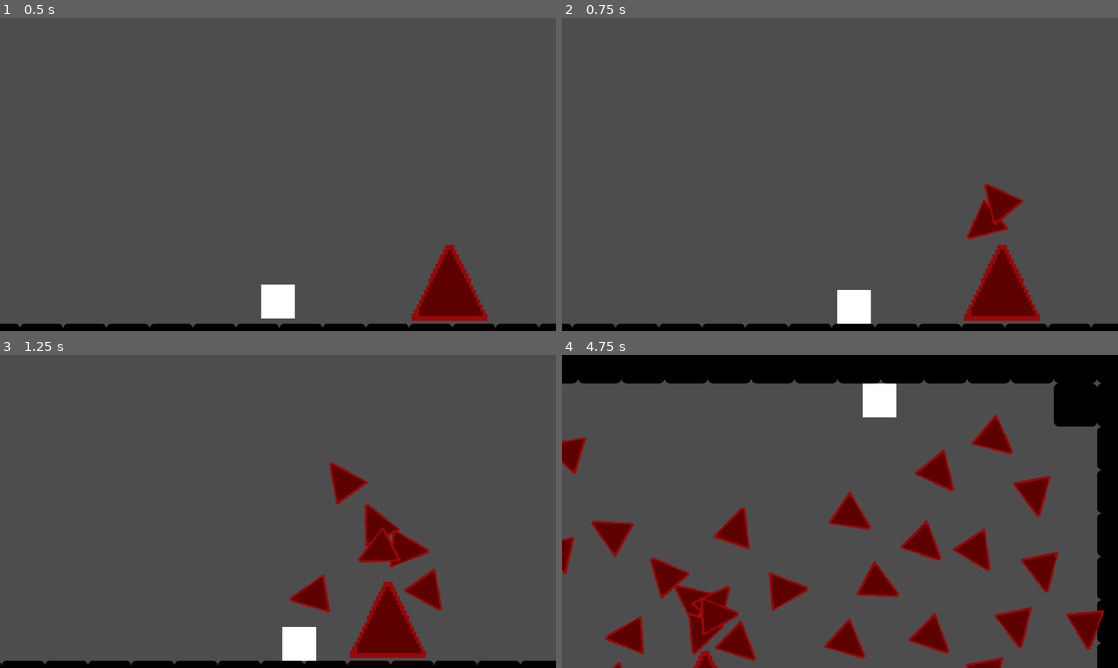
Above: before the commit, frames 1-4 (two rows, left to right).
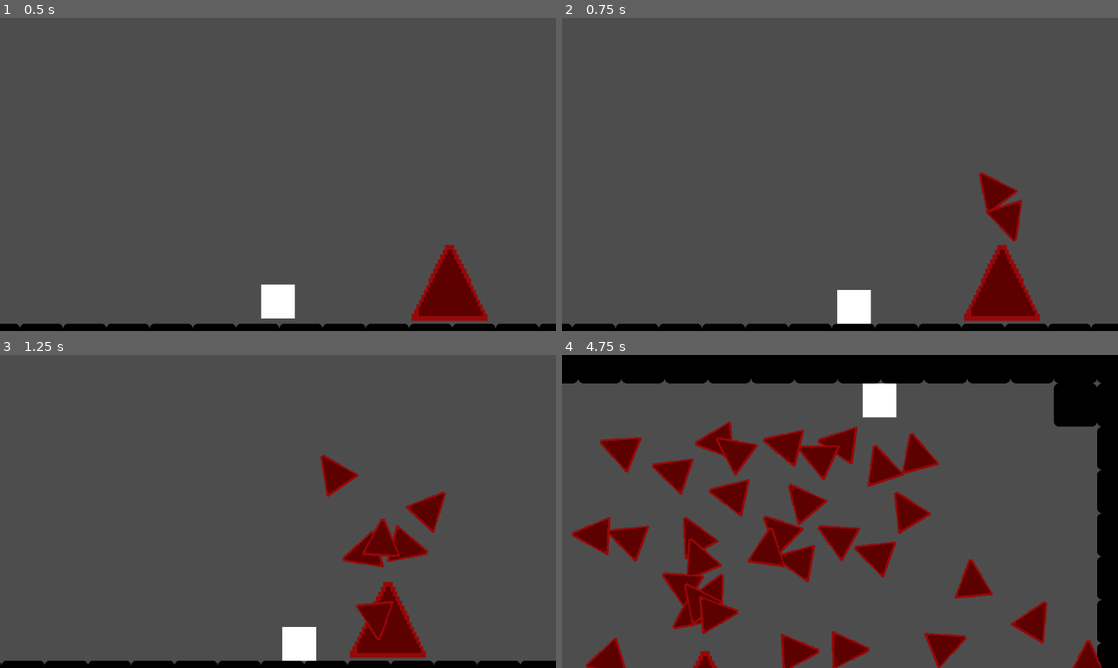
Above: after the commit, the same moments.

Repository: LitheFulminare/Operation-Venulysian
Game: Godot game, scene res://Game scenes/Shredder boss test.tscn
The game is run twice, just before and just after one commit, with the same random seed, the same clock (stepped at 60 frames per second) and the same inputs. This scene is started directly instead of the project's main scene. The engine's default icon, where the game draws it, is replaced by a stand-in: a white triangle on a blue panel in a dark square.
Inputs (mouse positions are in pixels of both pictures, inside the frame that each line leads up to):
- Up to frame 1 (0.5 s): no input
- Up to frame 2 (0.75 s): tap Enter (ui_accept) at 0.5, 0.6 s; move the mouse to (962, 158) at 0.52 s; hold D (Right) from 0.53 s (still down)
- Up to frame 3 (1.25 s): keep holding D (Right); tap Enter (ui_accept) at 0.77, 1.07 s
- Up to frame 4 (4.75 s): move the mouse to (728, 527) at 1.27 s; tap Shift (Dash) at 1.35, 4.35 s; tap Enter (ui_accept) at 1.52, 1.55, 1.82, 2.3, 3.02, 3.05, 3.32, 3.6, 3.77, 4.07, 4.52, 4.55 s; move the mouse to (895, 442) at 2.02 s; release D (Right) at 2.03 s; hold A (Left) 2.03-2.78 s; tap F (Grappling Hook) at 2.1 s; move the mouse to (812, 574) at 2.77 s; hold D (Right) 2.78-4.28 s; click (812, 574) at 2.85 s; move the mouse to (1006, 558) at 3.52 s; move the mouse to (673, 464) at 4.27 s; hold A (Left) from 4.28 s (still down)

Frame 1 is identical in both runs. In frame 2, 1.1% of the frame differs, in the area x 72-84%, y 49-72%; in frame 3, 3.1%; in frame 4, 21%, in the area x 0-98%, y 19-100%.

Commit message:
keep shredder inside bounds

Diff:
--- a/Operation Venulysian/Enemies/Bosses/Shredder Boss/Shredder Boss.tscn
+++ b/Operation Venulysian/Enemies/Bosses/Shredder Boss/Shredder Boss.tscn
@@ -1,9 +1,15 @@
-[gd_scene load_steps=6 format=3 uid="uid://c0ofnjratfvgp"]
+[gd_scene load_steps=8 format=3 uid="uid://c0ofnjratfvgp"]
 
 [ext_resource type="Texture2D" uid="uid://cr3yofclobcpk" path="res://Enemies/Shredder/ShredderSprite.png" id="1_s47nl"]
 [ext_resource type="Script" uid="uid://5br54t2nlxmw" path="res://Enemies/Bosses/Shredder Boss/shredder_boss.gd" id="1_tvo80"]
 [ext_resource type="PackedScene" uid="uid://cotatg05vt0u2" path="res://Enemies/Shredder/Shredder.tscn" id="3_rmffu"]
 [ext_resource type="PackedScene" uid="uid://csbe37fa7co5e" path="res://Enemies/Shredder/Shredder Spawn.tscn" id="4_tefhh"]
+
+[sub_resource type="RectangleShape2D" id="RectangleShape2D_iy2i1"]
+size = Vector2(11.5714, 85.1429)
+
+[sub_resource type="RectangleShape2D" id="RectangleShape2D_sqday"]
+size = Vector2(11.571, 200)
 
 [sub_resource type="RectangleShape2D" id="RectangleShape2D_tefhh"]
 size = Vector2(201, 81.5714)
@@ -30,7 +36,32 @@
 position = Vector2(1.57143, -0.142856)
 scale = Vector2(1, 1)
 
+[node name="Boundary Area" type="Area2D" parent="Shredder Nodes"]
+position = Vector2(0, -60)
+scale = Vector2(1, 1)
+collision_layer = 32
+collision_mask = 0
+
+[node name="Left Margin" type="CollisionShape2D" parent="Shredder Nodes/Boundary Area"]
+position = Vector2(-100, -11)
+shape = SubResource("RectangleShape2D_iy2i1")
+
+[node name="Right Margin" type="CollisionShape2D" parent="Shredder Nodes/Boundary Area"]
+position = Vector2(100, -11)
+shape = SubResource("RectangleShape2D_iy2i1")
+
+[node name="Upper Margin" type="CollisionShape2D" parent="Shredder Nodes/Boundary Area"]
+position = Vector2(0, 31.619)
+rotation = 1.5708
+shape = SubResource("RectangleShape2D_sqday")
+
+[node name="Lower Margin" type="CollisionShape2D" parent="Shredder Nodes/Boundary Area"]
+position = Vector2(0, -55.135)
+rotation = 1.5708
+shape = SubResource("RectangleShape2D_sqday")
+
 [node name="Boundaries" type="CollisionShape2D" parent="Shredder Nodes"]
+visible = false
 position = Vector2(0, -60)
 shape = SubResource("RectangleShape2D_tefhh")
 debug_color = Color(0, 0.6, 0.701961, 0.2)
--- a/Operation Venulysian/Enemies/Bosses/Shredder Boss/shredder_boss.gd
+++ b/Operation Venulysian/Enemies/Bosses/Shredder Boss/shredder_boss.gd
@@ -20,7 +20,11 @@
 		add_child(shredder)
 		shredder.global_position = shredder_spawn.global_position
 		shredder.rotate(deg_to_rad(270))
-		shredder.boundary_rect = Rect2(shredder_boundary.global_position, shredder_boundary.shape.size)
+
+		var shape := shredder_boundary.shape as RectangleShape2D
+		var half := shape.size * 0.5
+		var top_left := shredder_boundary.global_position - half
+		shredder.boundary_rect = Rect2(top_left, shape.size)
 
 		if i % 2 == 0:
 			shredder.global_position.x += 10
--- a/Operation Venulysian/Enemies/Shredder/Shredder.tscn
+++ b/Operation Venulysian/Enemies/Shredder/Shredder.tscn
@@ -12,6 +12,7 @@
 [node name="Shredder" type="Area2D" groups=["boid"]]
 scale = Vector2(0.4, 0.4)
 collision_layer = 8
+collision_mask = 33
 script = ExtResource("1_grmx2")
 
 [node name="Sprite2D" type="Sprite2D" parent="."]
@@ -37,15 +38,23 @@
 
 [node name="RayCast 1" type="RayCast2D" parent="Raycast folder"]
 target_position = Vector2(33, -82)
+collision_mask = 33
+collide_with_areas = true
 
 [node name="RayCast 2" type="RayCast2D" parent="Raycast folder"]
 target_position = Vector2(33, 82)
+collision_mask = 33
+collide_with_areas = true
 
 [node name="RayCast 3" type="RayCast2D" parent="Raycast folder"]
 target_position = Vector2(148.59, -8.065)
+collision_mask = 33
+collide_with_areas = true
 
 [node name="RayCast 4" type="RayCast2D" parent="Raycast folder"]
 target_position = Vector2(128.23, 8)
+collision_mask = 33
+collide_with_areas = true
 
 [connection signal="area_entered" from="Vision Area2D" to="." method="_on_vision_area_2d_area_entered"]
 [connection signal="area_exited" from="Vision Area2D" to="." method="_on_vision_area_2d_area_exited"]
--- a/Operation Venulysian/Enemies/Shredder/shredder.gd
+++ b/Operation Venulysian/Enemies/Shredder/shredder.gd
@@ -6,6 +6,7 @@
 var speed: float = 7
 var screen_size: Vector2
 var movv: float = 45
+@export var boundary_force: float = 1
 
 var initial_direction: Vector2 = Vector2(0, -1)
 
@@ -32,7 +33,7 @@
 
 	boids()
 	checkCollision()
-	keep_inside_bounds()
+	#keep_inside_bounds()
 
 	velocity = velocity.normalized() * speed
 	move()
@@ -86,6 +87,21 @@
 	if boundary_rect == null:
 		return
 
+	var margin = 10.0  # how close to the border before steering
+	var steer = Vector2.ZERO
+
+	if global_position.x < boundary_rect.position.x + margin:
+		steer.x += boundary_force
+	elif global_position.x > boundary_rect.position.x + boundary_rect.size.x - margin:
+		steer.x -= boundary_force
+
+	if global_position.y < boundary_rect.position.y + margin:
+		steer.y += boundary_force
+	elif global_position.y > boundary_rect.position.y + boundary_rect.size.y - margin:
+		steer.y -= boundary_force
+
+	velocity += steer
+
 func _on_vision_area_2d_area_entered(area: Area2D) -> void:
 	if area != self && area is Shredder:
 		boids_in_sight.append(area)
--- a/Operation Venulysian/project.godot
+++ b/Operation Venulysian/project.godot
@@ -68,6 +68,7 @@
 2d_physics/layer_3="Enemy"
 2d_physics/layer_4="Shredder (boid)"
 2d_physics/layer_5="Player projectile"
+2d_physics/layer_6="Shredder Boundary"
 
 [physics]
 
